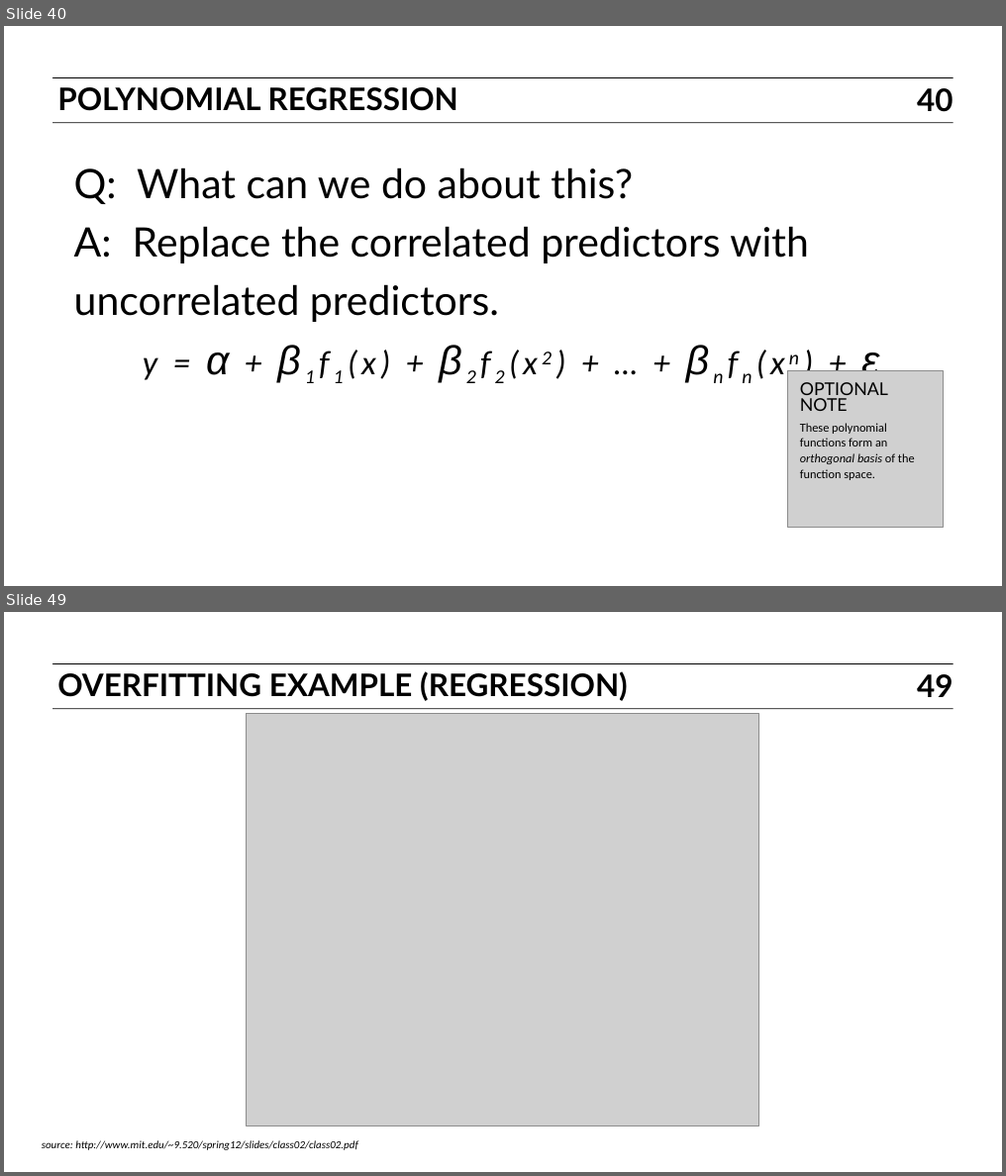
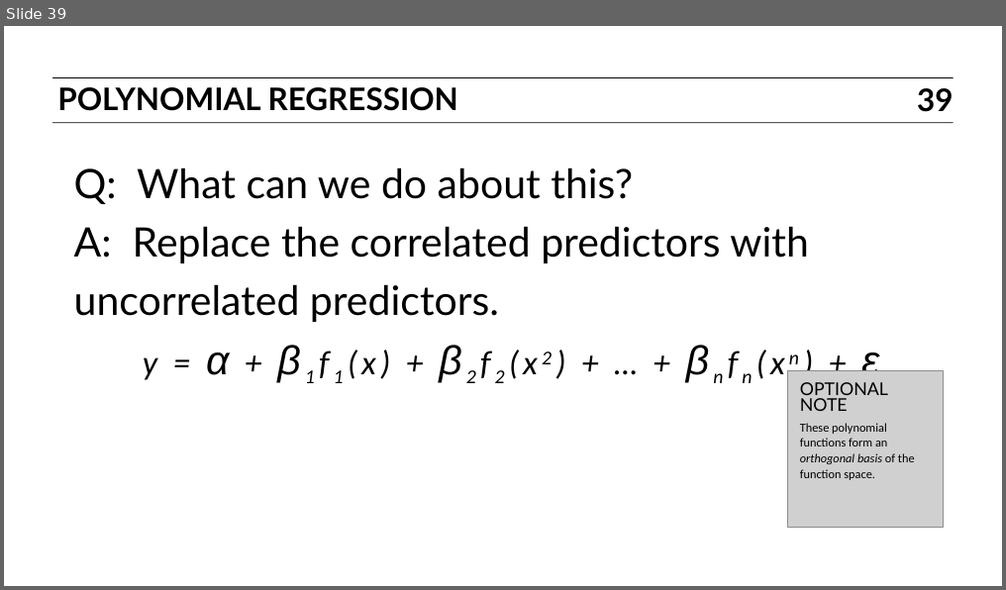
Before and after one commit to ajschumacher/gadsdc, a slide deck: 07-linear/slides.pptx. Shown one above the other, each under a label of ours: slides 40 and 49 before the commit, slide 39 after it; the slides between them are not shown. The pictures are 1006x1176 and 1006x590 pixels, drawn with LibreOffice and Linux fonts; fonts in the diff are those of the drawing; grey boxes stand for pictures. Boxes give left, top, right and bottom in pixels: in the first picture for what was removed or moved away, otherwise in the second. Text is boxed around its words. In the diff, an @@ line names an element or a change of style, - is before the commit and + after.

```diff
--- a/07-linear/slides.pptx
+++ b/07-linear/slides.pptx
@@ slide 49 removed at box(4, 612, 1002, 1172), background #FFFFFF; not listed: 2 template elements that a slide beside it also shows @@
@@ text removed at box(57, 671, 628, 701) @@
-OVERFITTING EXAMPLE (REGRESSION)
@@ page number removed at box(917, 674, 952, 697) @@
-49
@@ picture removed at box(247, 713, 759, 1126) @@
@@ text removed at box(42, 1141, 358, 1151) @@
-source: http://www.mit.edu/~9.520/spring12/slides/class02/class02.pdf
@@ what was slide 40 is now slide 39 @@
@@ page number at box(917, 88, 952, 112): text changed @@
-40
+39
```
Also in this commit, not shown: 10 slides changed, 29 other slides removed, 2 other files.
